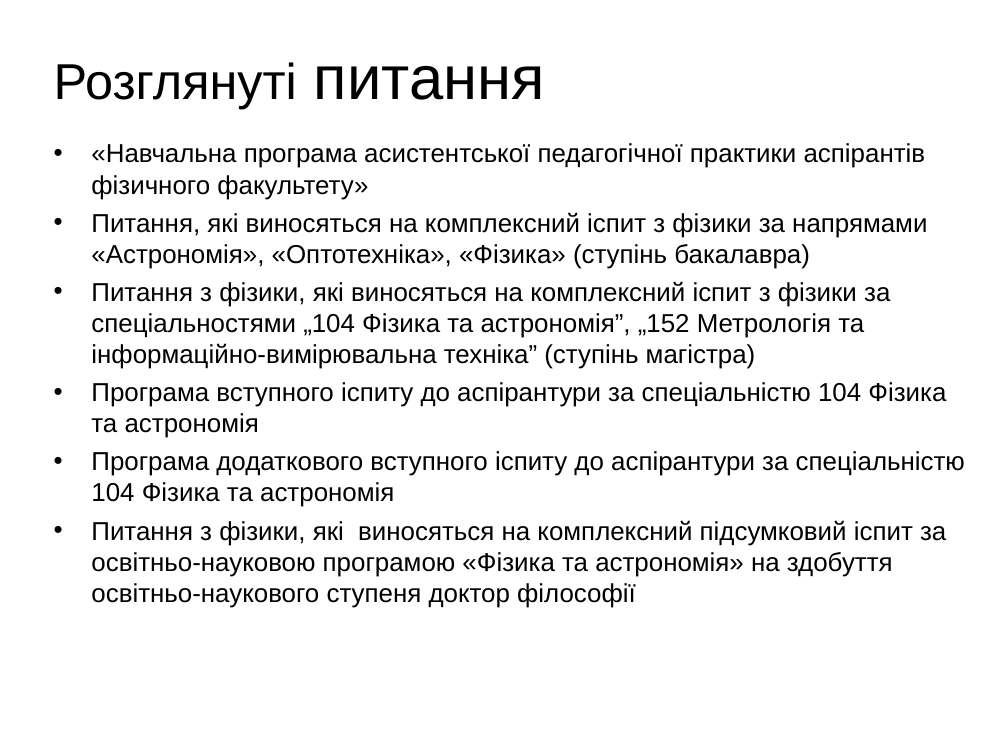
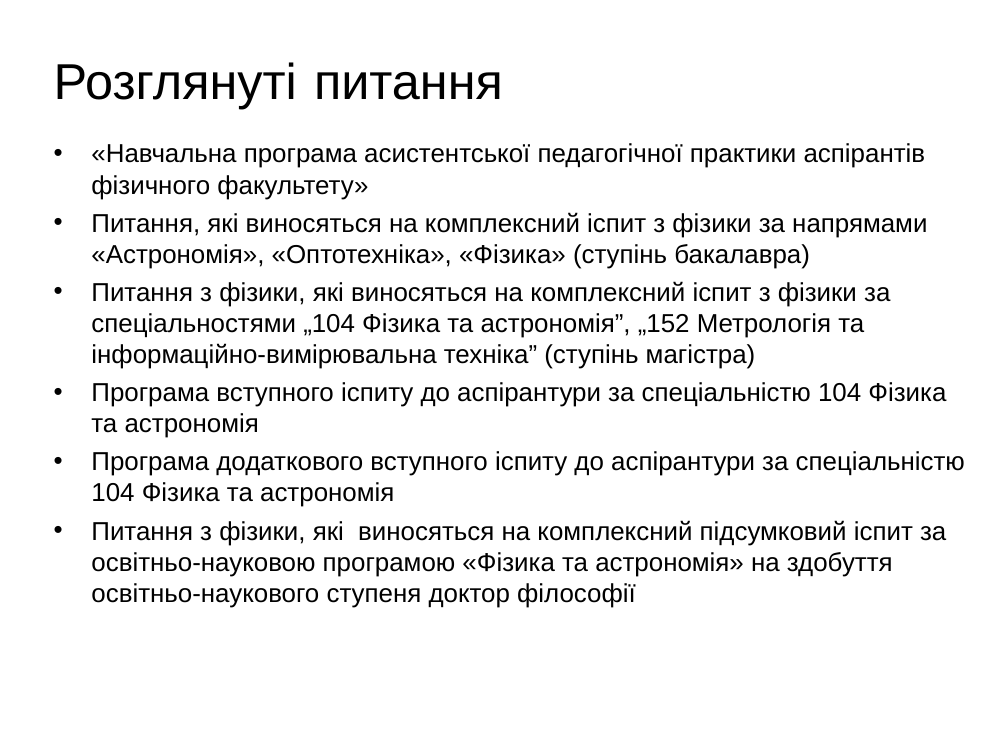
Before and after one commit to l432/NMK, a slide deck: slide 5 of Olikh/Zvit/20_21/Zvit20_21.ppt. Drawn at 1008x756 pixels with LibreOffice and Linux fonts; fonts in the diff are those of the drawing; background and template pictures are left out. Boxes give left, top, right and bottom in pixels: in the first picture for what was removed or moved away, otherwise in the second. Text is boxed around its words. In the diff, an @@ line names an element or a change of style, - is before the commit and + after.

```diff
--- a/Olikh/Zvit/20_21/Zvit20_21.ppt
+++ b/Olikh/Zvit/20_21/Zvit20_21.ppt
@@ title "Розглянуті питання" at [54, 62, 503, 109]: size 44 to 36 pt in "питання" @@
```
Also in this commit, not shown: 2 other slides changed, 1 slide added, 11 other files.
